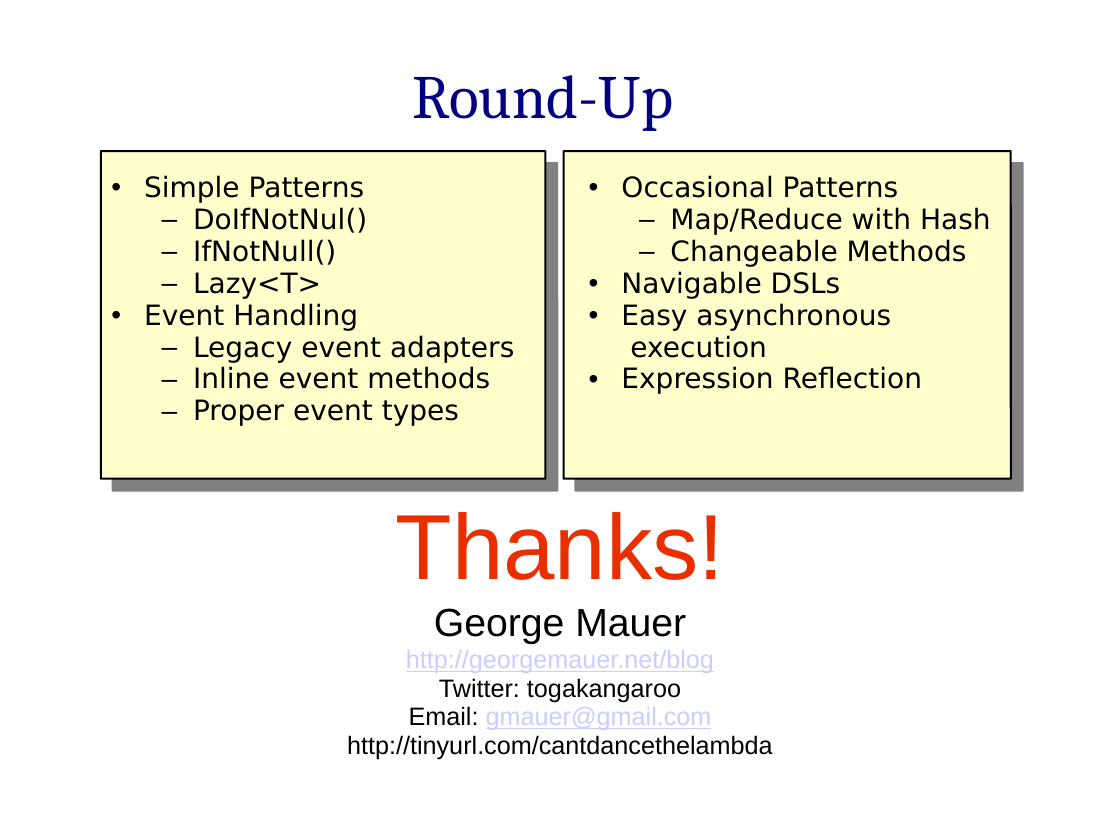
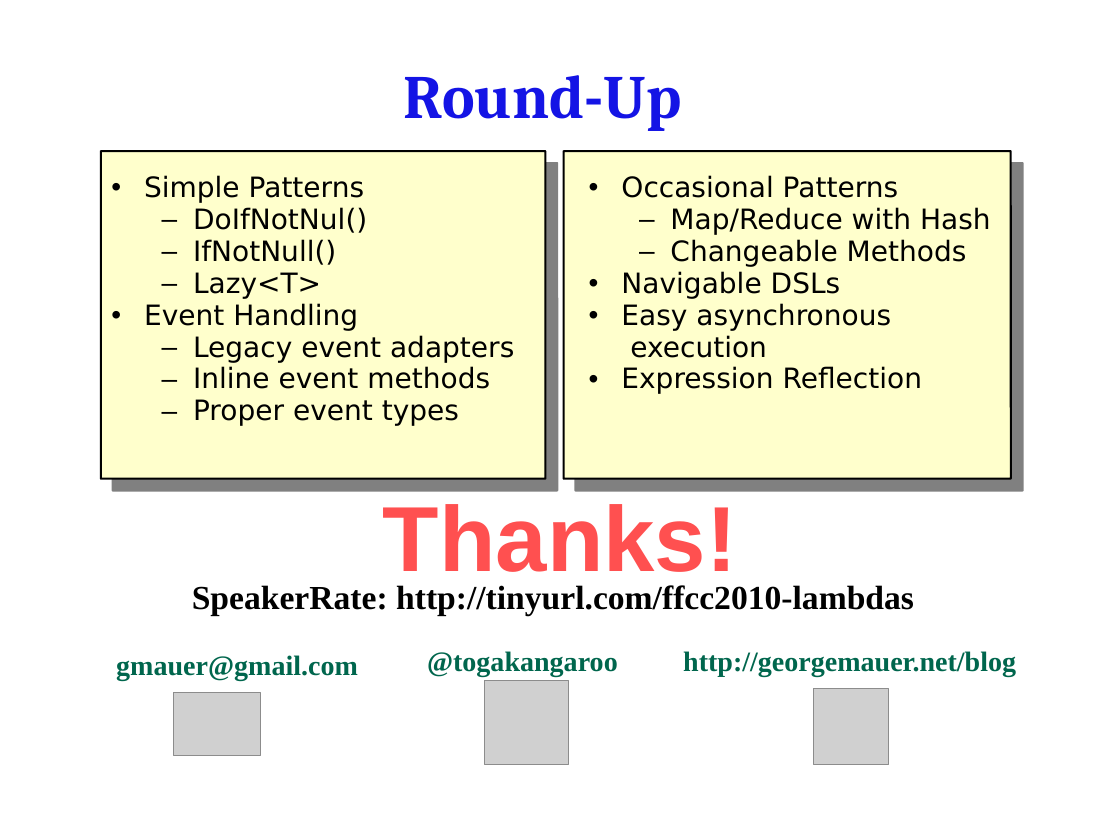
Before and after one commit to hamalawy/gim-projects, a slide deck: slide 19 of presentations/CantDanceTheLambda/docs/Can_t_Dance_the_Lambda.pptx (slide 15 before the commit). Drawn at 1120x840 pixels with LibreOffice and Linux fonts; fonts in the diff are those of the drawing; grey boxes stand for pictures; background and template pictures are left out. Boxes give left, top, right and bottom in pixels: in the first picture for what was removed or moved away, otherwise in the second. Text is boxed around its words. In the diff, an @@ line names an element or a change of style, - is before the commit and + after.

```diff
--- a/presentations/CantDanceTheLambda/docs/Can_t_Dance_the_Lambda.pptx
+++ b/presentations/CantDanceTheLambda/docs/Can_t_Dance_the_Lambda.pptx
@@ text "Round-Up" at bbox=[404, 75, 682, 131]: text colour #000080 to gradient #7979FF to #1616E4 to #0000BD, bold on @@
@@ text "Thanks!": place and size @@
-text "Thanks!" at bbox=[347, 512, 773, 760]
+text "Thanks!" at bbox=[383, 504, 737, 588]
@@ text "Thanks!" at bbox=[383, 504, 737, 588]: text colour #E92E00 to #FF5050, bold on @@
@@ text added at bbox=[192, 585, 914, 616], 24 pt, text #000000, bold @@
+SpeakerRate: http://tinyurl.com/ffcc2010-lambdas
@@ text at bbox=[347, 608, 773, 760]: paragraphs removed @@
-George Mauer
-http://georgemauer.net/blog
-Twitter: togakangaroo
-Email: gmauer@gmail.com
-http://tinyurl.com/cantdancethelambda
@@ text added at bbox=[116, 655, 358, 681], 20 pt, text #00664D, bold @@
+gmauer@gmail.com
@@ text added at bbox=[427, 651, 618, 676], 20 pt, text #00664D, bold @@
+@togakangaroo
@@ text added at bbox=[683, 651, 1016, 676], 20 pt, text #00664D, bold @@
+http://georgemauer.net/blog
@@ picture added at bbox=[484, 680, 568, 764] @@
@@ picture added at bbox=[814, 689, 889, 764] @@
@@ picture added at bbox=[173, 694, 260, 756] @@
```
Also in this commit, not shown: 14 other slides changed, 4 slides added.
